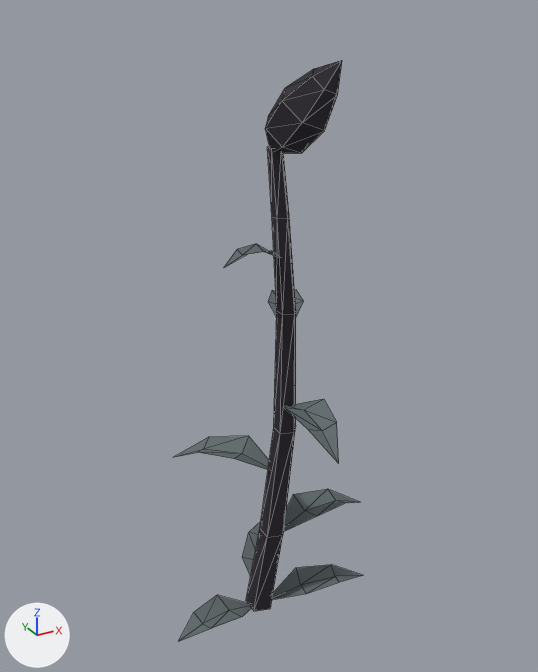
An edit to the glTF model game/assets/crops/nightbloom/nightbloom_s2.glb, drawn before and after from the same camera.
Both versions are drawn from a 50 mm camera at (-0.423, -0.799, 0.851) aimed at (0.016, 0.0, 0.451). Arrows for +X, +Y and +Z are at lower left; the lights stay in place. The picture after the commit comes second. Mesh edges are drawn as thin lines. Vertices at exactly the same position are counted once.

The older version as bpy lines, for what is in view:
```python
mat_pal_leaf_dusk = principled_material('pal_leaf_dusk')
mat_pal_leaf_dusk.base_color = (0.119, 0.147, 0.155)  # dark grey #616b6e
mat_pal_leaf_dusk.roughness = 0.85
me_nightbloom_s2 = bpy.data.meshes.new('nightbloom_s2')
me_nightbloom_s2.from_pydata(...)  # 114 vertices, 156 faces; spans x -0.15..0.184, y -0.171..0.135, z 0.0..0.8
# faces by material slot: [92, 64]
me_nightbloom_s2.materials.append(mat_pal_stem_dark)  # black #26212b
me_nightbloom_s2.materials.append(mat_pal_leaf_dusk)  # dark grey #616b6e
ob_nightbloom_s2 = bpy.data.objects.new('nightbloom_s2', me_nightbloom_s2)
ob_nightbloom_s2.location = (0.0, 0.0, 0.0)
```
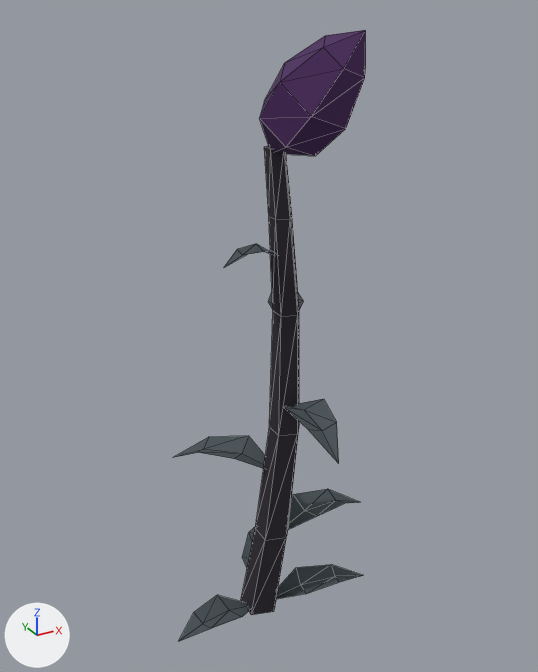
Diff of the bpy script that builds the scene:
```diff
--- a/game/assets/crops/nightbloom/nightbloom_s2.glb.py
+++ b/game/assets/crops/nightbloom/nightbloom_s2.glb.py
@@ mat_pal_leaf_dusk @@
 mat_pal_leaf_dusk = principled_material('pal_leaf_dusk')
-mat_pal_leaf_dusk.base_color = (0.119, 0.147, 0.155)  # dark grey #616b6e
+mat_pal_leaf_dusk.base_color = (0.0593, 0.0783, 0.089)  # greyish blue #454f54
 mat_pal_leaf_dusk.roughness = 0.85
@@ mat_pal_bud_violet @@
+mat_pal_bud_violet = principled_material('pal_bud_violet')
+mat_pal_bud_violet.base_color = (0.0637, 0.0153, 0.107)  # dark purple #47215c
+mat_pal_bud_violet.roughness = 0.85
@@ me_nightbloom_s2 @@
 # used by ob_nightbloom_s2; location = (0.0, 0.0, 0.0)
-me_nightbloom_s2.from_pydata(...)  # 114 vertices, 156 faces; spans x -0.15..0.184, y -0.171..0.135, z 0.0..0.8
+me_nightbloom_s2.from_pydata(...)  # 114 vertices, 156 faces; spans x -0.15..0.184, y -0.171..0.135, z 0.0..0.83
+# me_nightbloom_s2 part 1: the loose piece of 30 vertices spanning x -0.018..0.048, y -0.035..0.021, z 0.0..0.7 is rebuilt with 30 vertices and now spans x -0.024..0.054, y -0.041..0.029, z 0.0..0.7
+# me_nightbloom_s2 part 2
+# 19 vertices are removed from x -0.003..0.07, y -0.084..0.0, z 0.696..0.8
+# 36 faces are deleted
+# 19 vertices are added at x -0.014..0.094, y -0.111..0.006, z 0.694..0.83
+# 36 new faces join them, mat_pal_bud_violet (dark purple #47215c)
 me_nightbloom_s2.materials.append(mat_pal_stem_dark)
 me_nightbloom_s2.materials.append(mat_pal_leaf_dusk)
+me_nightbloom_s2.materials.append(mat_pal_bud_violet)  # dark purple #47215c
```

What differs and where, as boxes [x1, y1, x2, y2] in the pictures (538 x 672 px; the box of a moved part takes in the faces that stretch with it):
'nightbloom_s2', recoloured, reshaped: before [172, 60, 364, 641]; after [172, 30, 366, 641]
part 1 of me_nightbloom_s2, rebuilt (16% wider): before [246, 147, 296, 611]; after [241, 146, 299, 615]
part 2 of me_nightbloom_s2, moved or reshaped: before [265, 60, 342, 153]; after [260, 30, 366, 156]
